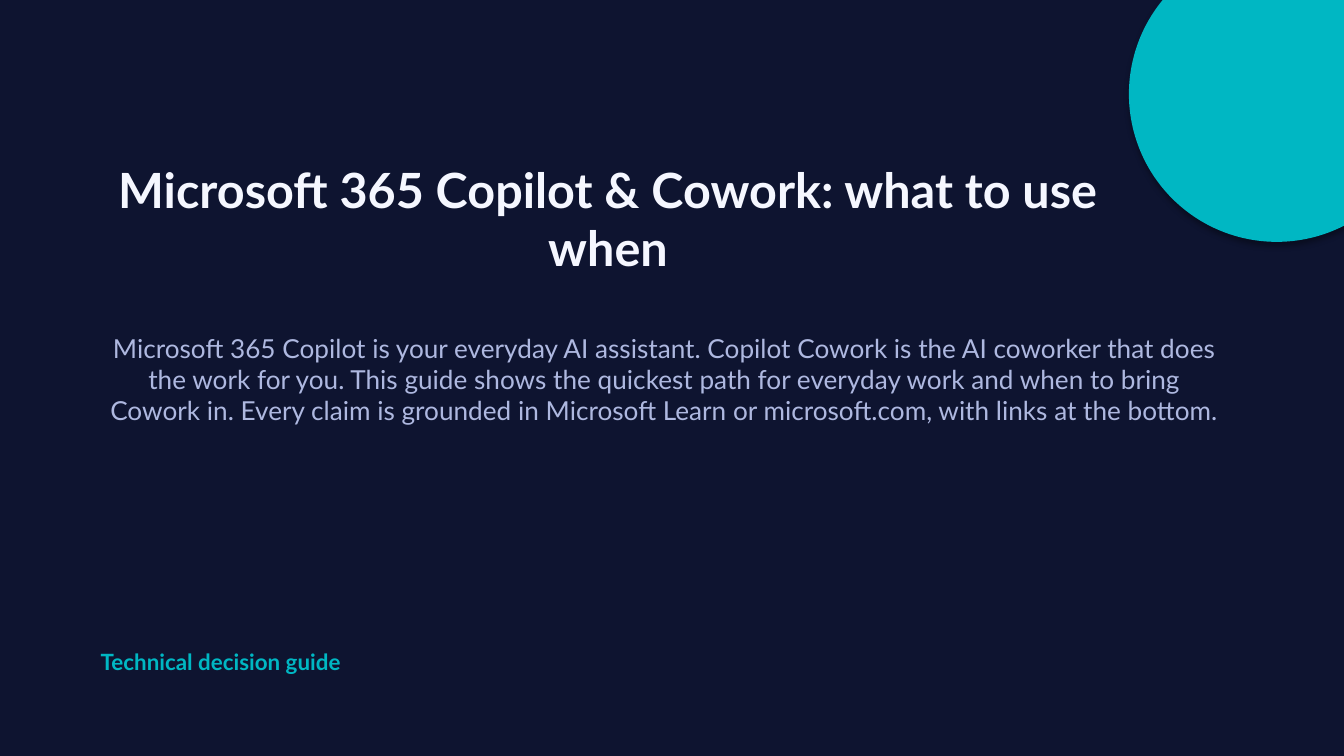
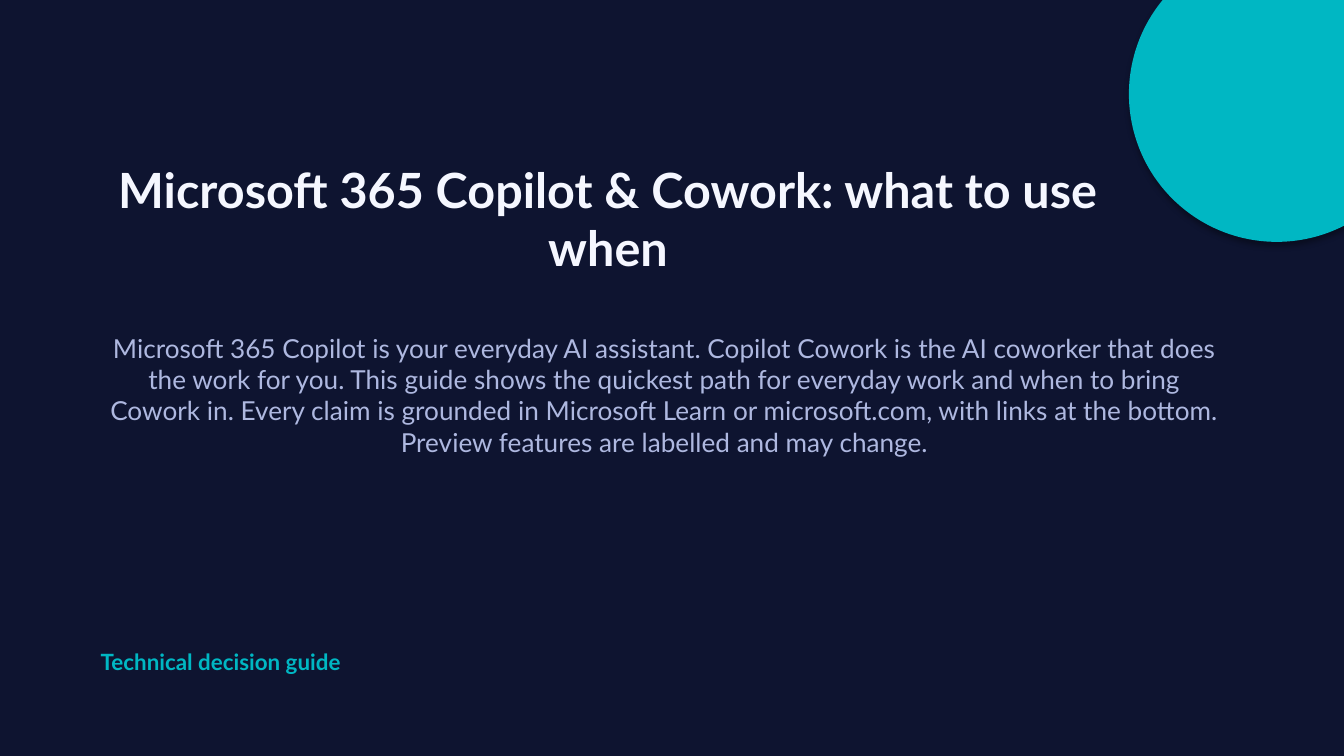
Before and after one commit to steffiyappy/copilot-what-to-use-when, a slide deck: slide 1 of slides/What to use when - Copilot and Cowork (Technical - lite).pptx. Drawn at 1344x756 pixels with LibreOffice and Linux fonts; fonts in the diff are those of the drawing. Boxes give left, top, right and bottom in pixels: in the first picture for what was removed or moved away, otherwise in the second. Text is boxed around its words. In the diff, an @@ line names an element or a change of style, - is before the commit and + after.

```diff
--- a/slides/What to use when - Copilot and Cowork (Technical - lite).pptx
+++ b/slides/What to use when - Copilot and Cowork (Technical - lite).pptx
@@ subtitle at [110,338,1218,456]: text changed @@
-Microsoft 365 Copilot is your everyday AI assistant. Copilot Cowork is the AI coworker that does the work for you. This guide shows the quickest path for everyday work and when to bring Cowork in. Every claim is grounded in Microsoft Learn or microsoft.com, with links at the bottom.
+Microsoft 365 Copilot is your everyday AI assistant. Copilot Cowork is the AI coworker that does the work for you. This guide shows the quickest path for everyday work and when to bring Cowork in. Every claim is grounded in Microsoft Learn or microsoft.com, with links at the bottom. Preview features are labelled and may change.
```
Also in this commit, not shown: 3 other slides changed, 8 other files.
